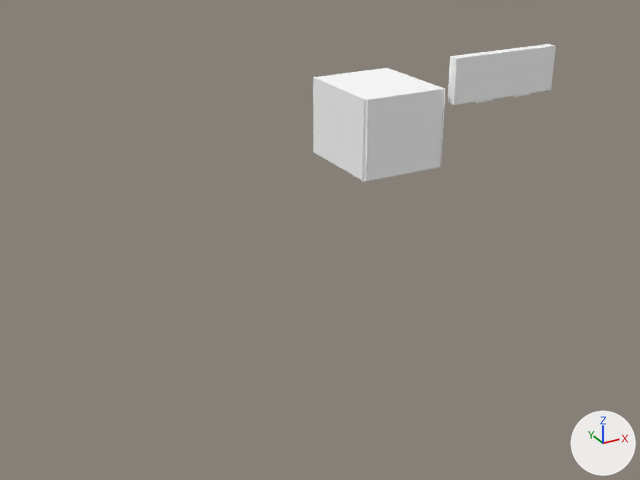
A saved change to the OBJ model Games/GuruttoWorld/Assets/Models/GuidanceLab/City0A/Baked/Block-1-3.obj.
Camera for both pictures: a camera (50 mm lens) standing at (-34.7, -9.2, 21.8) and looking at (-8.5, 38.4, -2.0). Every picture has the same lights, and +X, +Y and +Z are marked at lower right. The first picture is the older version. Where no turn or scale is listed for an object, it has been applied to the vertices. Vertices at exactly the same position are counted once.

In view in the first picture: 'Block-1-3'.
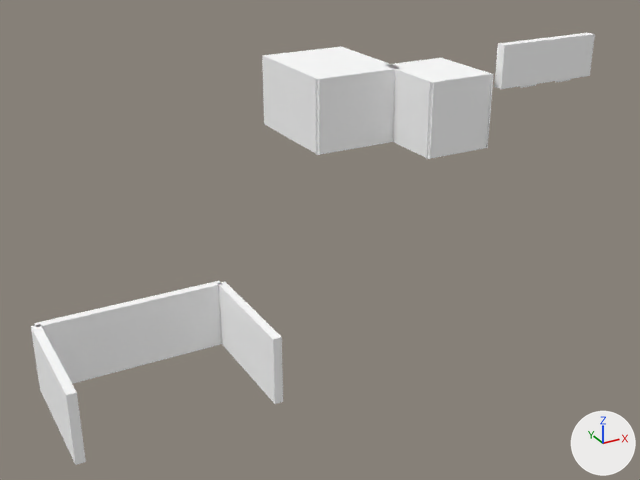
Patch to the scene script:
```diff
--- a/Games/GuruttoWorld/Assets/Models/GuidanceLab/City0A/Baked/Block-1-3.obj.py
+++ b/Games/GuruttoWorld/Assets/Models/GuidanceLab/City0A/Baked/Block-1-3.obj.py
@@ me_block_1_3 @@
 # used by ob_block_1_3; location = (0.0, 0.0, 0.0)
 # verts and faces of me_block_1_3; kept vertices keep their numbers, new ones are numbered from 224
 # before: 40 (-2.8, 42.2, 0.0) at pixel (364, 181), 41 (3.8, 42.2, 0.0) at pixel (440, 166), 42 (3.8, 42.2, 6.0) at pixel (444, 88), 43 (-2.8, 42.2, 6.0) at pixel (366, 100), 44 (3.8, 49.8, 0.0)
 # before: 45 (-2.8, 49.8, 0.0) at pixel (313, 152), 46 (-2.8, 49.8, 6.0) at pixel (313, 77), 47 (3.8, 49.8, 6.0) at pixel (387, 67)
-me_block_1_3.from_pydata(...)  # 224 vertices, 248 faces; spans x -3.0..13.6, y 41.6..49.8, z 0.0..8.2
+me_block_1_3.from_pydata(...)  # 547 vertices, 624 faces; spans x -29.5..19.6, y 20.0..59.0, z 0.0..8.2
+# me_block_1_3 part 1: the loose piece of 8 vertices spanning x 4.3..13.6, y 41.6..42.4, z 4.8..8.2 is moved by (6.0, 2.0, 0.0)
+# me_block_1_3 part 2: the loose piece of 16 vertices spanning x 10.0..11.6, y 41.7, z 4.7..7.2 is moved by (2.4, 2.0, 0.0)
+# me_block_1_3 part 3: the loose piece of 16 vertices spanning x 6.4..8.0, y 41.7, z 4.7..7.2 is moved by (9.6, 2.0, 0.0)
+# me_block_1_3 part 4: a new loose piece, a box spanning x 4.2..9.9, y 44.2..50.8, z 0.0..6.0, in mat_white (white #ffffff)
+# me_block_1_3 part 5: the loose piece of 64 vertices spanning x -3.0..3.0, y 42.2, z 0.0..6.0 is moved by (7.0, 2.0, 0.0)
+# me_block_1_3 part 6: the loose piece of 64 vertices spanning x -3.0..3.0, y 42.2, z 0.0..6.0 is copied, and the copy is turned 90 degrees about the z axis through its middle, then moved by (9.8, 4.8, 0.0); it spans x 9.8, y 44.0..50.0, z 0.0..6.0
+# me_block_1_3 part 7: a new loose piece, a box spanning x -2.8..4.8, y 49.2..58.8, z 0.0..6.0, in mat_white (white #ffffff)
+# me_block_1_3 part 8: a new loose piece, a box spanning x -29.5..-29.1, y 20.0..26.0, z 0.0..3.2, in mat_white (white #ffffff)
+# me_block_1_3 part 9: a new loose piece, a box spanning x -20.9..-20.5, y 20.0..26.0, z 0.0..3.2, in mat_white (white #ffffff)
+# me_block_1_3 part 10: a new loose piece, a box spanning x -29.3..-20.7, y 25.8..26.2, z 0.0..3.2, in mat_white (white #ffffff)
+# me_block_1_3 part 11: a new loose piece of 100 vertices spanning x -2.8, y 49.0..59.0, z 0.0..6.0, in mat_white (white #ffffff)
+# me_block_1_3 part 12: a new loose piece of 75 vertices spanning x -3.0..5.0, y 49.2, z 0.0..6.0, in mat_white (white #ffffff)
+# me_block_1_3 part 13: a new loose piece of 64 vertices spanning x 4.2, y 44.0..50.0, z 0.0..6.0, in mat_white (white #ffffff)
+# me_block_1_3 part 14: the loose piece of 28 vertices spanning x 3.8, y 42.0..44.0, z 0.0..6.0 is deleted
+# me_block_1_3 part 15: the loose piece of 28 vertices spanning x -2.8, y 42.0..44.0, z 0.0..6.0 is deleted
+# me_block_1_3 part 16
+delete_vertices([*range(40, 48)])  # with the faces that use them
+# other edits to the shape of me_block_1_3 do not show in these pictures
 me_block_1_3.materials.append(mat_white)
```

What differs and where, as boxes [x1, y1, x2, y2] in the pictures (640 x 480 px; the box of a moved part takes in the faces that stretch with it):
'Block-1-3', reshaped (132% wider, 212% taller)
    before: [313, 44, 556, 182]
    after: [31, 33, 595, 465]
part 1 of me_block_1_3, moved or reshaped
    before: [447, 44, 556, 105]
    after: [494, 33, 595, 89]
part 2 of me_block_1_3, moved or reshaped
    before: [513, 93, 530, 97]
    after: [520, 84, 536, 88]
part 3 of me_block_1_3, moved or reshaped
    before: [475, 99, 493, 103]
    after: [555, 79, 570, 82]
part 4 of me_block_1_3, added
    after: [390, 58, 492, 159]
part 5 of me_block_1_3, moved or reshaped
    before: [362, 100, 366, 182]
    after: [426, 74, 494, 159]
part 6 of me_block_1_3, added (mostly hidden)
    after: [486, 74, 493, 148]
part 7 of me_block_1_3, added
    after: [262, 47, 400, 155]
part 8 of me_block_1_3, added
    after: [31, 324, 86, 465]
part 9 of me_block_1_3, added
    after: [218, 281, 283, 404]
part 10 of me_block_1_3, added
    after: [34, 281, 222, 384]
part 11 of me_block_1_3, added
    after: [262, 56, 319, 155]
part 12 of me_block_1_3, added
    after: [316, 79, 317, 155]
part 13 of me_block_1_3, added
    after: [429, 83, 434, 159]
part 14 of me_block_1_3, deleted
    before: [440, 89, 445, 167]
part 15 of me_block_1_3, deleted
    before: [365, 100, 368, 182]
part 16 of me_block_1_3, deleted
    before: [313, 68, 445, 182]
